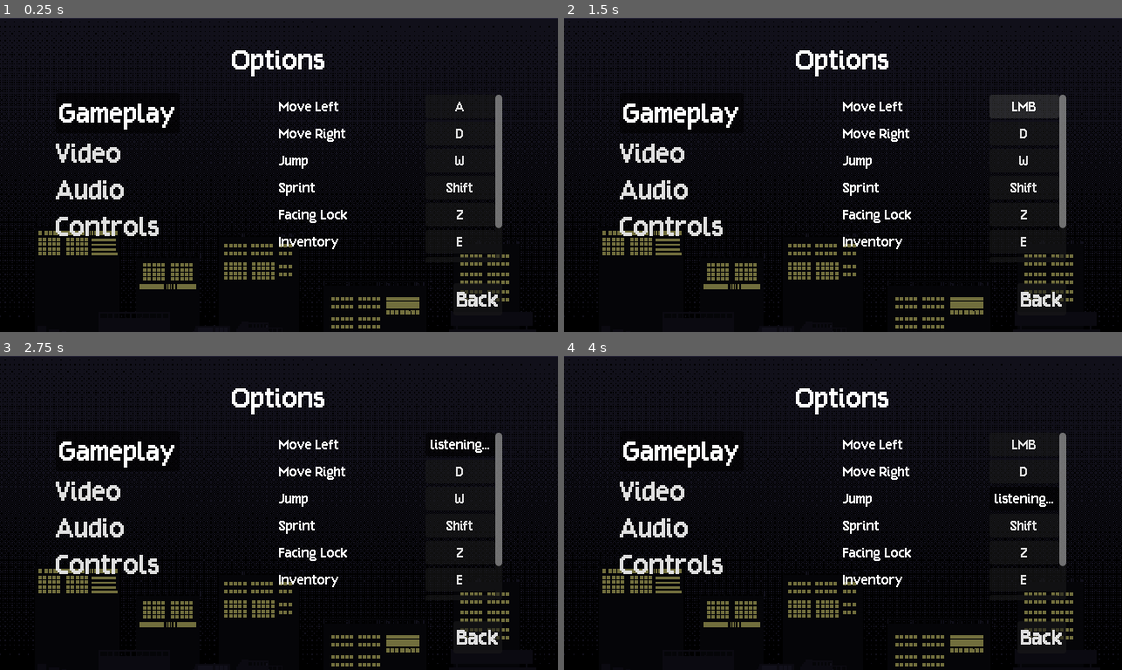
Above: before the commit, frames 1-4 (two rows, left to right).
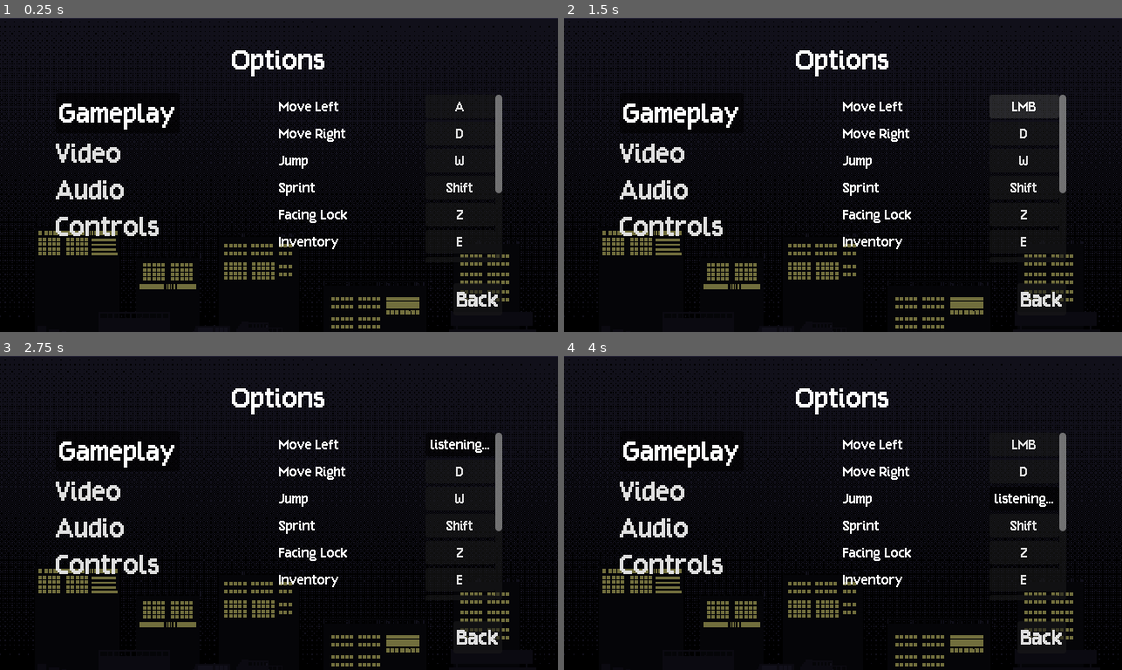
Above: after the commit, the same moments.

Repository: kyteidev/rogueshot
Game: Godot game, scene res://scenes/menus/options_menu.tscn
Same seed, same stepped clock (60 frames per second), same inputs: the game is played once before the commit and once after it.
Inputs:
- Up to frame 1 (0.25 s): no input
- Up to frame 2 (1.5 s): click "A" at 0.5 s; click "listening..." at 1.25 s
- Up to frame 3 (2.75 s): click "LMB" at 2 s
- Up to frame 4 (4 s): click "D" at 2.75 s; click "W" at 3.5 s

The runs differ from the first frame. In frame 1, 0.1% of the frame differs, in the area x 88-90%, y 55-67%; in frame 2, 0.1%; in frame 3, 0.1%; in frame 4, 0.1%.

Commit message:
add more weapon keybind configs

Diff:
--- a/scenes/menus/options_menu.tscn
+++ b/scenes/menus/options_menu.tscn
@@ -424,6 +424,63 @@
 script = ExtResource("11_yxgvl")
 action_name = "weapon_reload"
 
+[node name="OptionCycleWeapon" type="HBoxContainer" parent="TabsContainer/Controls/ScrollContainer/OptionsContainer" unique_id=790672807]
+layout_mode = 2
+
+[node name="Label" type="Label" parent="TabsContainer/Controls/ScrollContainer/OptionsContainer/OptionCycleWeapon" unique_id=500382791]
+layout_mode = 2
+size_flags_horizontal = 3
+text = "Cycle Weapon"
+label_settings = ExtResource("9_gjmye")
+
+[node name="Button" type="Button" parent="TabsContainer/Controls/ScrollContainer/OptionsContainer/OptionCycleWeapon" unique_id=48949097]
+custom_minimum_size = Vector2(80, 0)
+layout_mode = 2
+theme_override_fonts/font = ExtResource("5_yxgvl")
+theme_override_font_sizes/font_size = 16
+toggle_mode = true
+text = "listening..."
+script = ExtResource("11_yxgvl")
+action_name = "weapon_cycle"
+
+[node name="OptionPrimary" type="HBoxContainer" parent="TabsContainer/Controls/ScrollContainer/OptionsContainer" unique_id=922520382]
+layout_mode = 2
+
+[node name="Label" type="Label" parent="TabsContainer/Controls/ScrollContainer/OptionsContainer/OptionPrimary" unique_id=1735145210]
+layout_mode = 2
+size_flags_horizontal = 3
+text = "Primary Weapon"
+label_settings = ExtResource("9_gjmye")
+
+[node name="Button" type="Button" parent="TabsContainer/Controls/ScrollContainer/OptionsContainer/OptionPrimary" unique_id=1703000180]
+custom_minimum_size = Vector2(80, 0)
+layout_mode = 2
+theme_override_fonts/font = ExtResource("5_yxgvl")
+theme_override_font_sizes/font_size = 16
+toggle_mode = true
+text = "listening..."
+script = ExtResource("11_yxgvl")
+action_name = "weapon_primary"
+
+[node name="OptionSecondary" type="HBoxContainer" parent="TabsContainer/Controls/ScrollContainer/OptionsContainer" unique_id=1606488768]
+layout_mode = 2
+
+[node name="Label" type="Label" parent="TabsContainer/Controls/ScrollContainer/OptionsContainer/OptionSecondary" unique_id=2126754090]
+layout_mode = 2
+size_flags_horizontal = 3
+text = "Secondary Weapon"
+label_settings = ExtResource("9_gjmye")
+
+[node name="Button" type="Button" parent="TabsContainer/Controls/ScrollContainer/OptionsContainer/OptionSecondary" unique_id=352221212]
+custom_minimum_size = Vector2(80, 0)
+layout_mode = 2
+theme_override_fonts/font = ExtResource("5_yxgvl")
+theme_override_font_sizes/font_size = 16
+toggle_mode = true
+text = "listening..."
+script = ExtResource("11_yxgvl")
+action_name = "weapon_secondary"
+
 [node name="BackButton" type="Button" parent="." unique_id=123714607]
 layout_mode = 1
 anchors_preset = 3
--- a/scripts/managers/options_manager.gd
+++ b/scripts/managers/options_manager.gd
@@ -32,8 +32,11 @@
 			"player_sprint": "Shift",
 			"player_facing_lock": "Z",
 			"ui_inventory": "E",
-			"weapon_shoot": "LMB",
-			"weapon_reload": "R"
+			"player_shoot": "LMB",
+			"weapon_reload": "R",
+			"weapon_cycle": "Q",
+			"weapon_primary": "1",
+			"weapon_secondary": "2"
 		}
 	]
 
